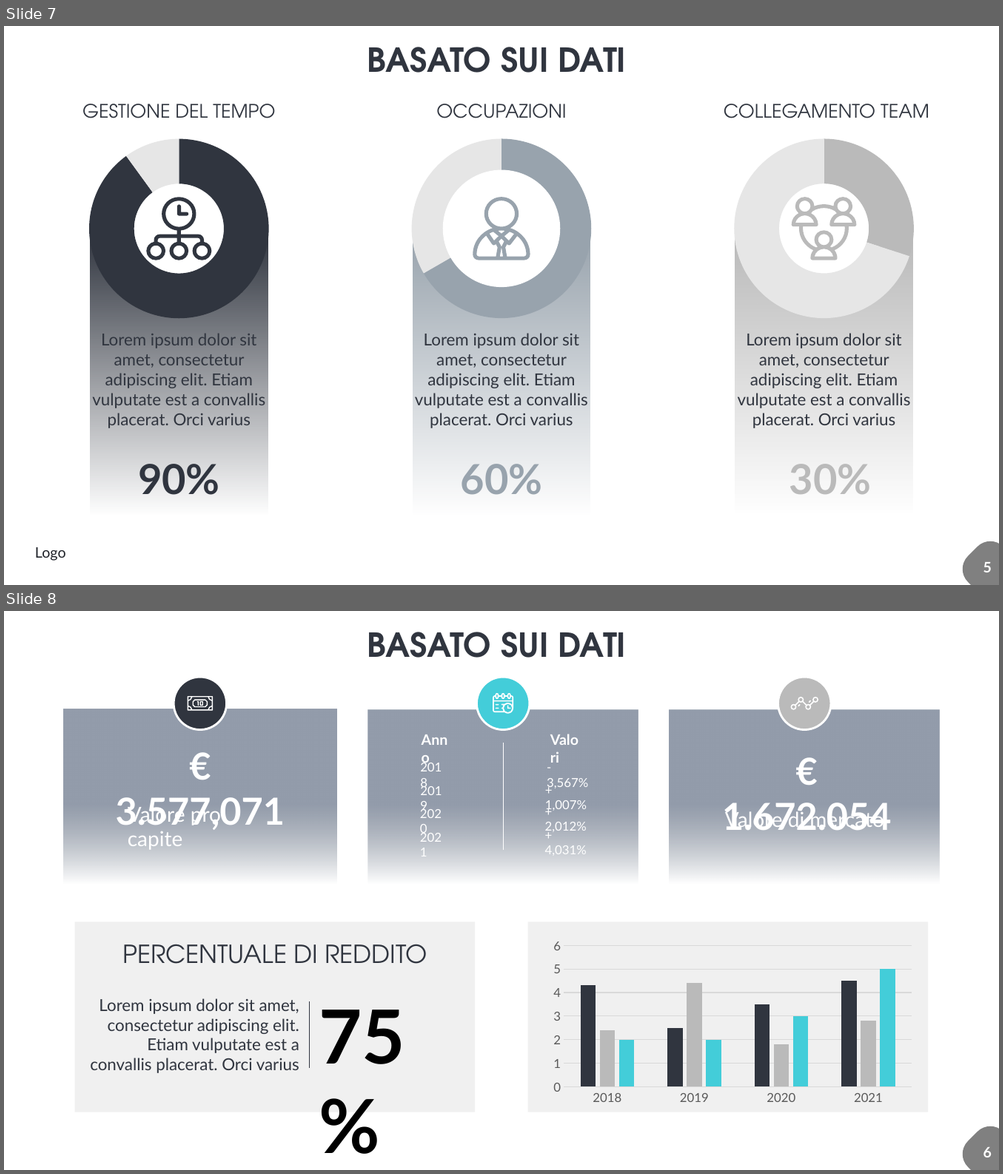
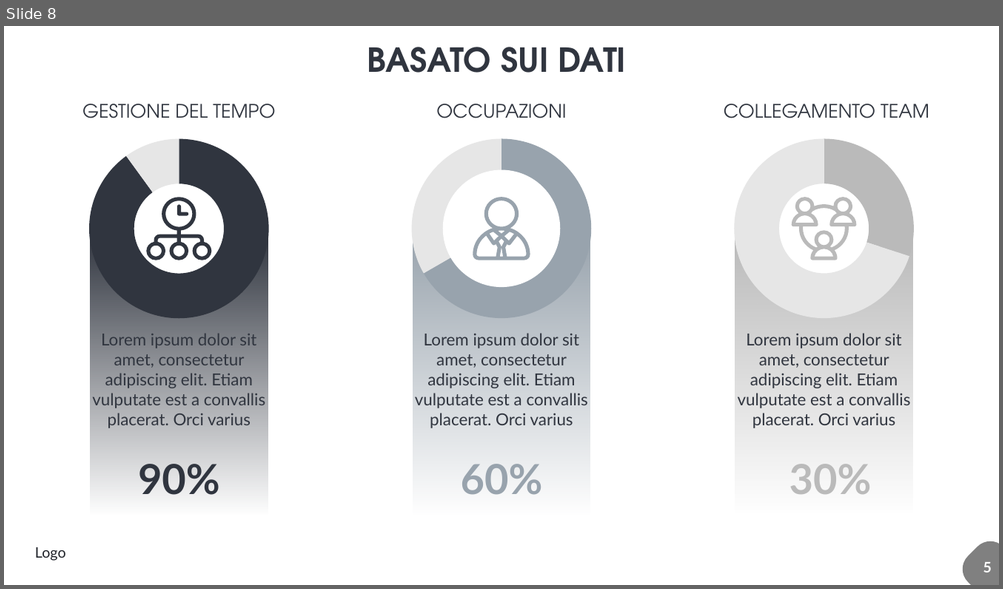
Before and after one commit to giulionenna/Progetto_BI2021, a slide deck: PRESENTAZIONE.pptx. Shown one above the other, each under a label of ours: slides 7 and 8 before the commit, slide 8 after it. The pictures are 1003x1174 and 1003x589 pixels, drawn with LibreOffice and Linux fonts; fonts in the diff are those of the drawing. Boxes give left, top, right and bottom in pixels: in the first picture for what was removed or moved away, otherwise in the second. Text is boxed around its words. In the diff, an @@ line names an element or a change of style, - is before the commit and + after.

```diff
--- a/PRESENTAZIONE.pptx
+++ b/PRESENTAZIONE.pptx
@@ slide 8 removed at [4,611,999,1170], background #FFFFFF @@
@@ text removed at [367,632,626,658] @@
-BASATO SUI DATI
@@ group removed at [63,677,939,1102]: 14 texts, 11 freeform shapes, 3 rectangles, 3 ellipses, 1 line @@
-Valore pro capite
-€ 3.577,071
-Anno
-2018
-2019
-2020
-2021
-Valori
-- 3,567%
-+ 1,007%
-+ 2,012%
-+ 4,031%
-Valore di mercato
-€ 1.672.054
@@ group removed at [75,922,928,1113]: 3 texts, 2 rectangles, 1 column chart, 1 line @@
-categories: 2018, 2019, 2020, 2021
-Series 1: 4.3, 2.5, 3.5, 4.5
-Series 2: 2.4, 4.4, 1.8, 2.8
-Series 3: 2, 2, 3, 5
-75%
-Lorem ipsum dolor sit amet, consectetur adipiscing elit. Etiam vulputate est a convallis placerat. Orci varius
-PERCENTUALE DI REDDITO
@@ freeform shape removed at [955,1120,999,1170] @@
@@ text removed at [983,1147,991,1158] @@
-6
@@ what was slide 7 is now slide 8 @@
```
Also in this commit, not shown: 1 slide changed, 1 slide added, 3 other files.
